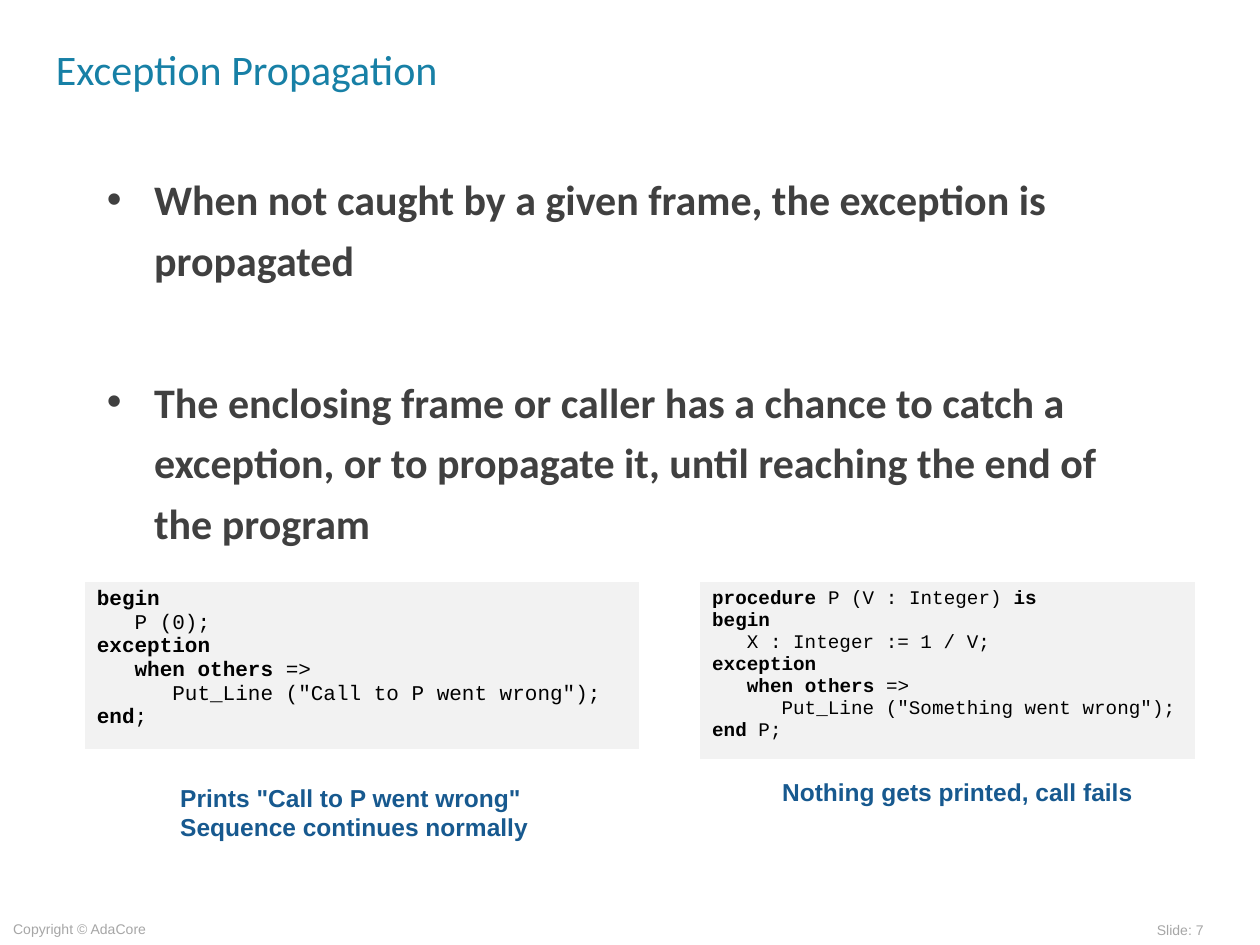
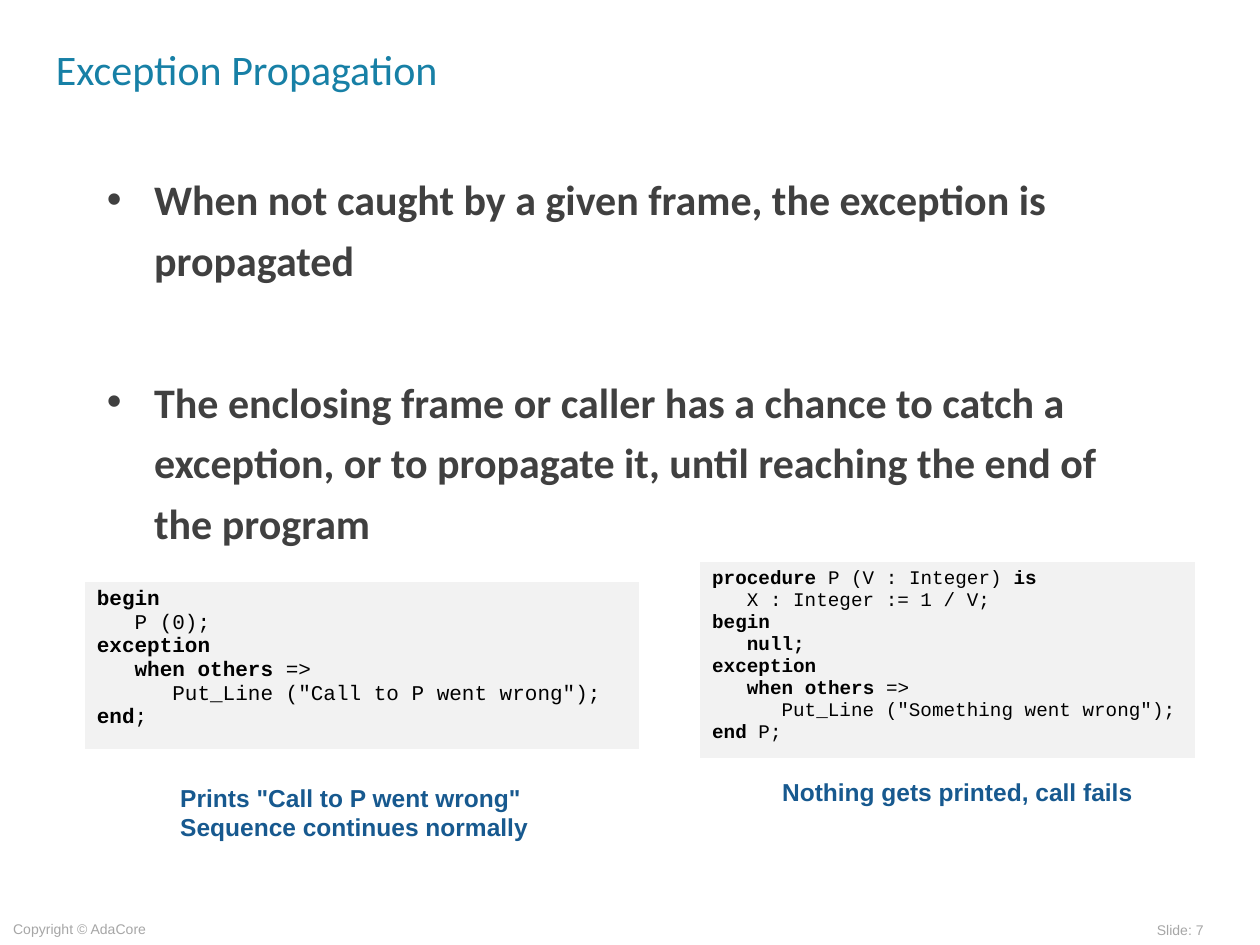
Before and after one commit to AdaCoreU/Courses, a slide deck: slide 7 of lectures/03_Programming_in_the_Large/01_Exceptions/slides/Exceptions.ppt. Drawn at 1260x945 pixels with LibreOffice and Linux fonts; fonts in the diff are those of the drawing; background and template pictures are left out. Boxes give left, top, right and bottom in pixels: in the first picture for what was removed or moved away, otherwise in the second. Text is boxed around its words. In the diff, an @@ line names an element or a change of style, - is before the commit and + after.

```diff
--- a/lectures/03_Programming_in_the_Large/01_Exceptions/slides/Exceptions.ppt
+++ b/lectures/03_Programming_in_the_Large/01_Exceptions/slides/Exceptions.ppt
@@ table at (x1=699, y1=562, x2=1196, y2=760) @@
@@ row 1, column 1: "procedure P (V : Integer) is / begin / X : Integer := 1 / V; / exception / when others => / Put_Line ("Something went wrong"); / end P;" to "procedure P (V : Integer) is / X : Integer := 1 / V; / begin / null; / exception / when others => / Put_Line ("Something went wrong"); / end P;" @@
@@ table resized from (x1=699, y1=582, x2=1196, y2=761) to (x1=699, y1=562, x2=1196, y2=760) @@
```
Also in this commit, not shown: 8 other slides changed.
